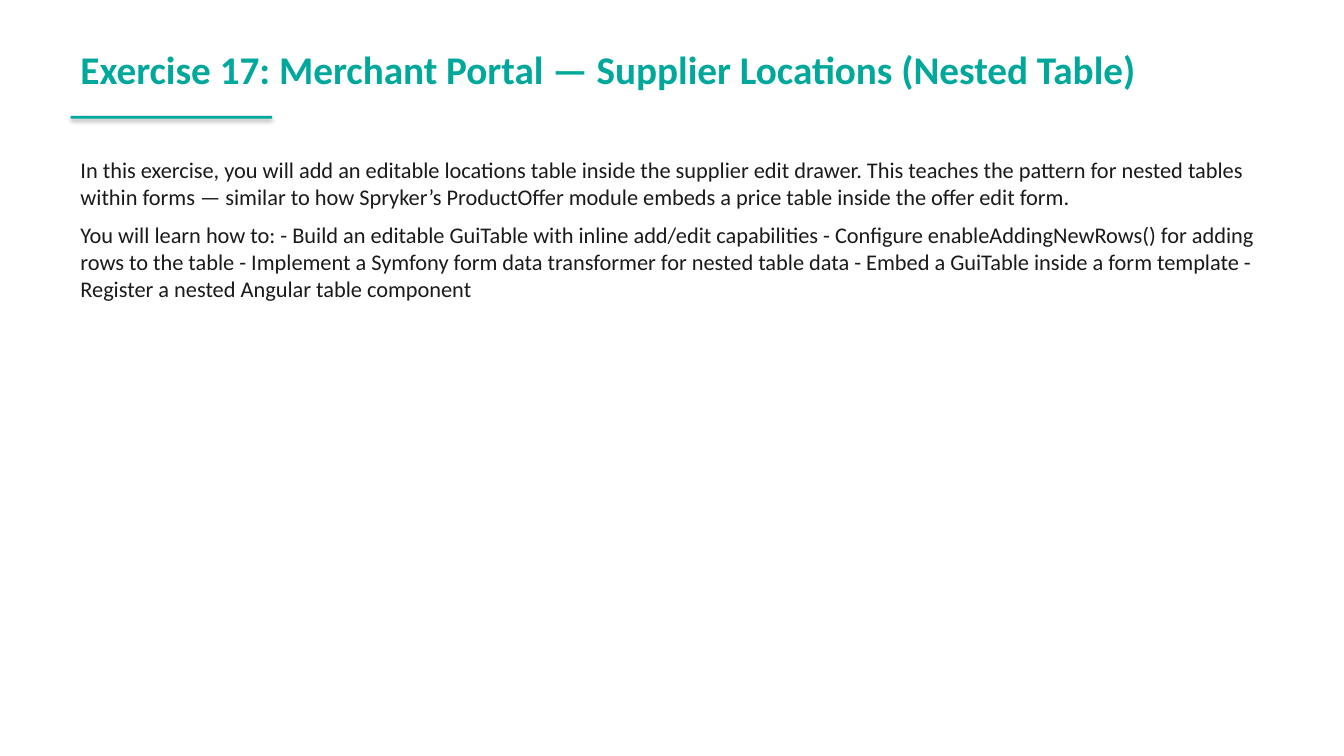
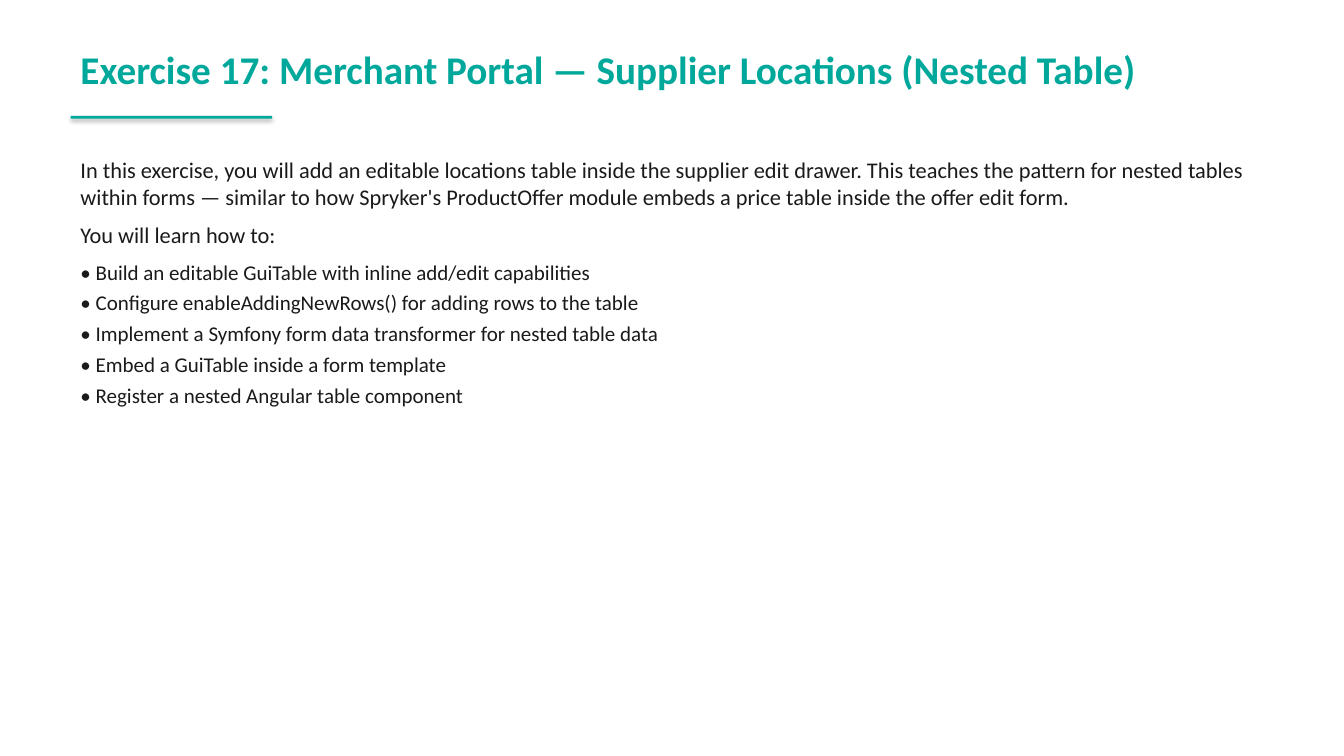
Before and after one commit to spryker-academy/instructor-exercises, a slide deck: slide 227 of guides-pptx/spryker-academy-professional.pptx (slide 211 before the commit). Drawn at 1344x756 pixels with LibreOffice and Linux fonts; fonts in the diff are those of the drawing. Boxes give left, top, right and bottom in pixels: in the first picture for what was removed or moved away, otherwise in the second. Text is boxed around its words. In the diff, an @@ line names an element or a change of style, - is before the commit and + after.

```diff
--- a/guides-pptx/spryker-academy-professional.pptx
+++ b/guides-pptx/spryker-academy-professional.pptx
@@ text at (80,162,1243,407): text changed; size 16 to 15 pt @@
-In this exercise, you will add an editable locations table inside the supplier edit drawer. This teaches the pattern for nested tables within forms — similar to how Spryker’s ProductOffer module embeds a price table inside the offer edit form.
-You will learn how to: - Build an editable GuiTable with inline add/edit capabilities - Configure enableAddingNewRows() for adding rows to the table - Implement a Symfony form data transformer for nested table data - Embed a GuiTable inside a form template - Register a nested Angular table component
+In this exercise, you will add an editable locations table inside the supplier edit drawer. This teaches the pattern for nested tables within forms — similar to how Spryker's ProductOffer module embeds a price table inside the offer edit form.
+You will learn how to:
+• Build an editable GuiTable with inline add/edit capabilities
+• Configure enableAddingNewRows() for adding rows to the table
+• Implement a Symfony form data transformer for nested table data
+• Embed a GuiTable inside a form template
+• Register a nested Angular table component
```
Also in this commit, not shown: 12 other slides changed, 16 slides added, 11 other files.
